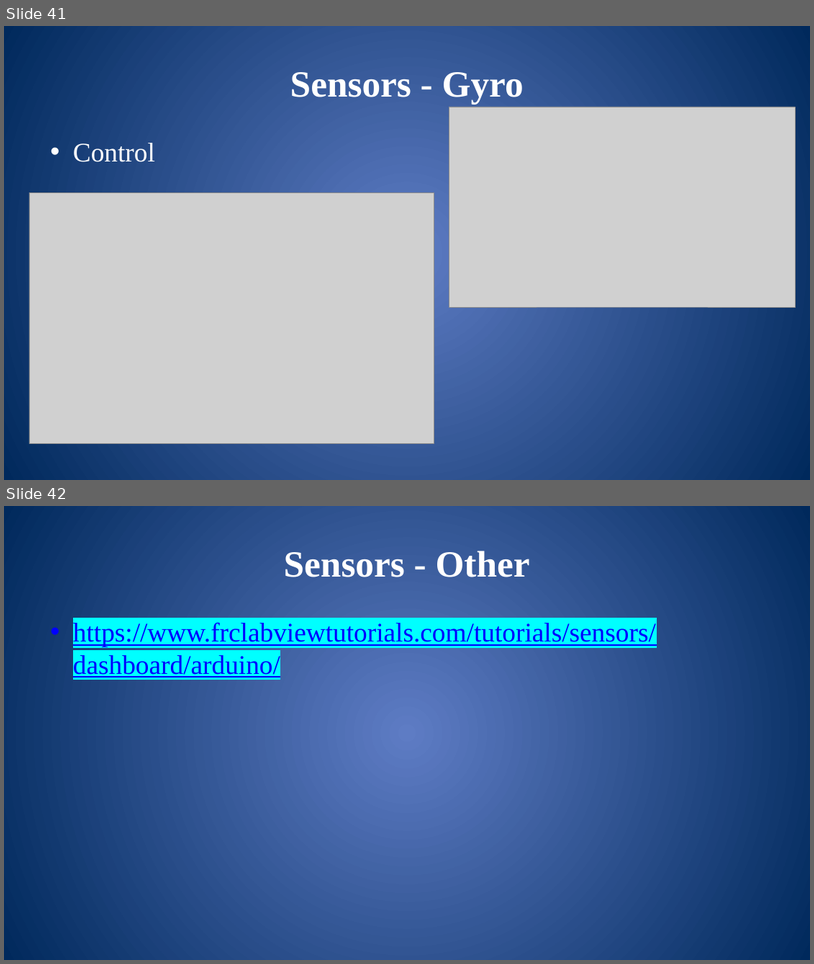
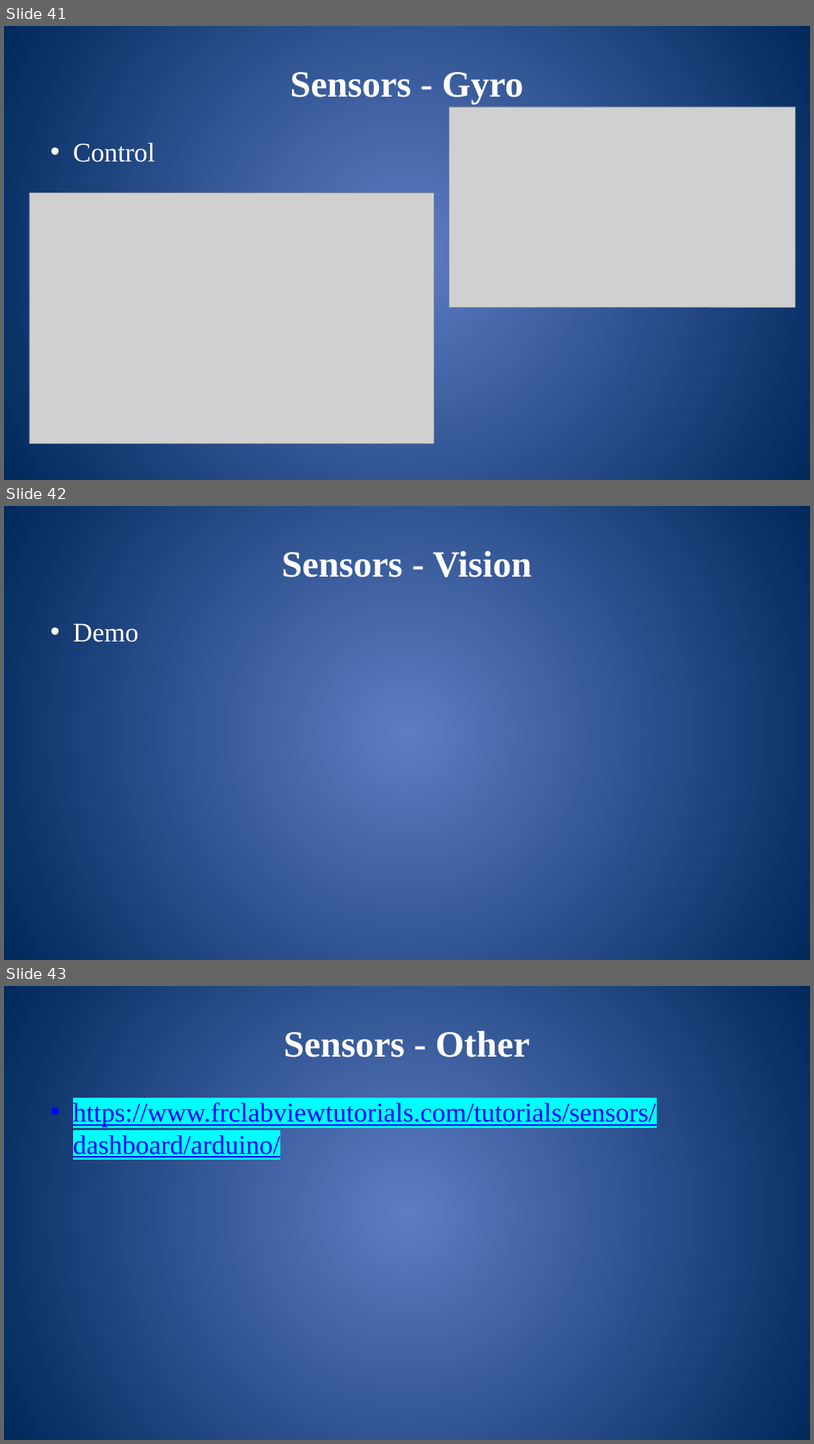
Before and after one commit to mshafer1/frc-labview-workshops, a slide deck: files/2019/LabVIEW_Advanced.pptx. Shown one above the other, each under a label of ours: slides 41 and 42 before the commit, slides 41, 42 and 43 after it. The pictures are 814x964 and 814x1444 pixels, drawn with LibreOffice and Linux fonts; fonts in the diff are those of the drawing; grey boxes stand for pictures. Boxes give left, top, right and bottom in pixels: in the first picture for what was removed or moved away, otherwise in the second. Text is boxed around its words. In the diff, an @@ line names an element or a change of style, - is before the commit and + after.

```diff
--- a/files/2019/LabVIEW_Advanced.pptx
+++ b/files/2019/LabVIEW_Advanced.pptx
@@ slide 42 added at (4, 506, 810, 960), background gradient #5E7CC5 to #00295C @@
@@ title added at (282, 551, 532, 577), 44 pt, text #FFFFFF, bold @@
+Sensors - Vision
@@ text added at (73, 623, 139, 642), 32 pt, text #FFFFFF @@
+• Demo
@@ what was slide 42 is now slide 43 @@
```
Also in this commit, not shown: 6 slides changed, 1 other file.
